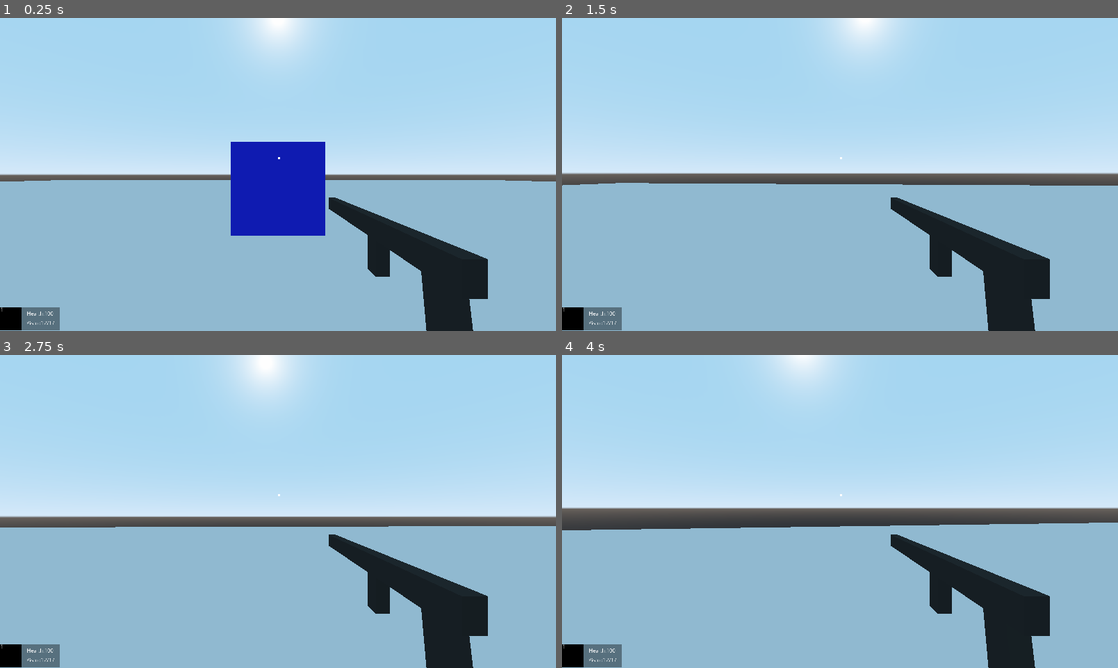
Above: before the commit, frames 1-4 (two rows, left to right).
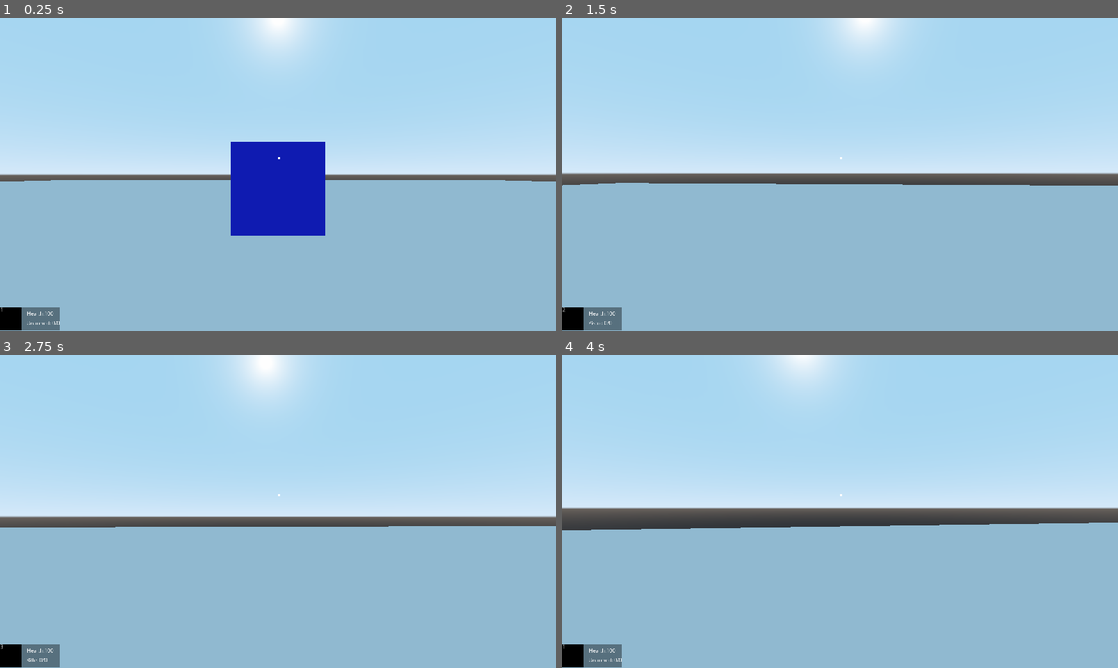
Above: after the commit, the same moments.

Repository: bravoeight98/FPSgodot
Game: Godot game, scene res://Scene/world.tscn
Two runs of this game, one before a commit and one after it. Both use one fixed random seed, a clock stepped at 60 frames per second and the inputs below.
Inputs (mouse positions are in pixels of both pictures, inside the frame that each line leads up to):
- Up to frame 1 (0.25 s): no input
- Up to frame 2 (1.5 s): tap Enter at 0.5 s; move the mouse to (867, 174) at 0.52 s; hold W (forward) from 0.53 s (still down); tap 1 (empty) at 0.6 s; tap Space (jump) at 0.77 s; move the mouse to (812, 174) at 1.27 s; tap 2 (primary) at 1.35 s
- Up to frame 3 (2.75 s): keep holding W (forward); tap Space (jump) at 1.52 s; move the mouse to (289, 505) at 2.02 s; tap 3 (secondary) at 2.1 s
- Up to frame 4 (4 s): keep holding W (forward); tap Space (jump) at 2.75, 3.02, 3.77 s; move the mouse to (834, 517) at 2.77 s; tap Shift (sprint) at 2.85 s; move the mouse to (878, 514) at 3.52 s; tap 1 (empty) at 3.6 s

The runs differ from the first frame. In frame 1, 4.7% of the frame differs, in the area x 4-88%, y 57-100%; in frame 2, 4.7%; in frame 3, 4.7%; in frame 4, 4.7%.
Error before the commit: Invalid call. Nonexistent function 'change_weapon' in base 'Spatial'. (res://player/player.gd:89)

Commit message:
revert to eb405acf7097f6ccd79d7a761c9f39119ce19097

Diff:
--- a/FPSgodot/Player/player.tscn
+++ b/FPSgodot/Player/player.tscn
@@ -1,10 +1,11 @@
-[gd_scene load_steps=8 format=2]
+[gd_scene load_steps=9 format=2]
 
 [ext_resource path="res://player/player.gd" type="Script" id=1]
 [ext_resource path="res://scene/weapons/pistol/pistol_a/pistol_a.tscn" type="PackedScene" id=2]
 [ext_resource path="res://scene/weapons/rifle/rifle_a/rifle_a.tscn" type="PackedScene" id=3]
 [ext_resource path="res://scene/weapons/unarmed/unarmed.tscn" type="PackedScene" id=4]
 [ext_resource path="res://scene/ui/hud/hud.tscn" type="PackedScene" id=5]
+[ext_resource path="res://scene/weapons/weapon_manager.gd" type="Script" id=6]
 
 [sub_resource type="CapsuleMesh" id=1]
 radius = 0.5
@@ -31,6 +32,7 @@
 [node name="Camera" type="Camera" parent="CamRoot"]
 
 [node name="Weapons" type="Spatial" parent="CamRoot"]
+script = ExtResource( 6 )
 
 [node name="Pistol_A" parent="CamRoot/Weapons" instance=ExtResource( 2 )]
 transform = Transform( 1, 0, 0, 0, -4.37114e-08, 1, 0, -1, -4.37114e-08, 0.3, -0.7, 0.06 )
--- a/FPSgodot/scene/weapons/weapons.gd
+++ b/FPSgodot/scene/weapons/weapons.gd
@@ -44,9 +44,11 @@
 
 # Show/Hide Weapon
 func show_weapon():
+	print("show weapon")
 	visible = true
 
 func hide_weapon():
+	print("hide weapon")
 	visible = false
 
 
